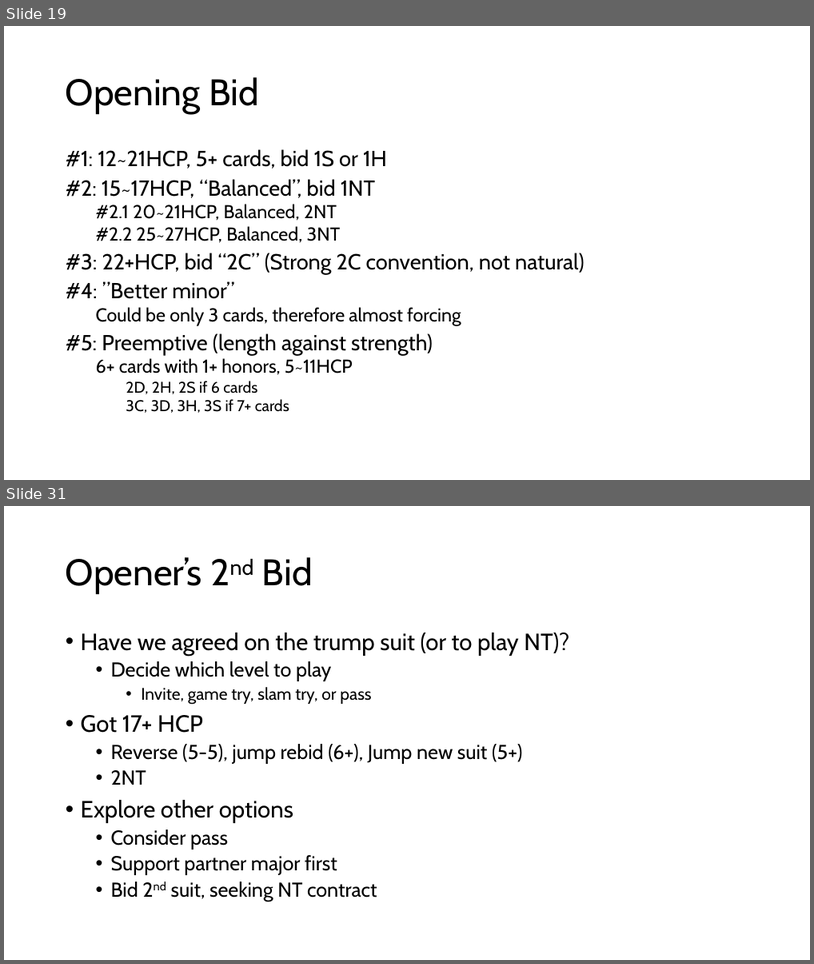
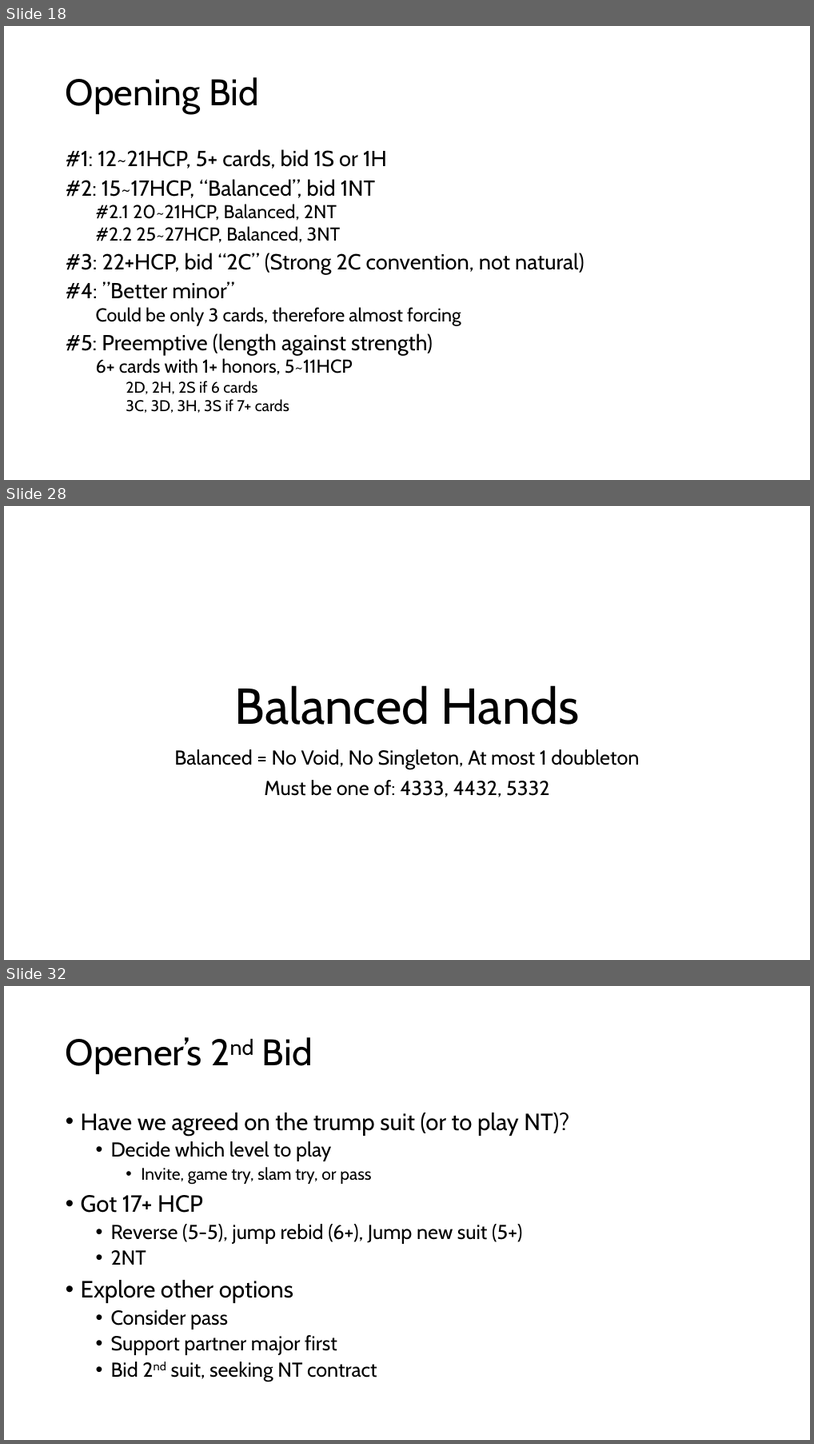
Before and after one commit to sywhub/bridge101, a slide deck: lectures.pptx. Shown one above the other, each under a label of ours: slides 19 and 31 before the commit, slides 18, 28 and 32 after it; the slides between them are not shown. The pictures are 814x964 and 814x1444 pixels, drawn with LibreOffice and Linux fonts; fonts in the diff are those of the drawing; background and template pictures are left out. Boxes give left, top, right and bottom in pixels: in the first picture for what was removed or moved away, otherwise in the second. Text is boxed around its words. In the diff, an @@ line names an element or a change of style, - is before the commit and + after.

```diff
--- a/lectures.pptx
+++ b/lectures.pptx
@@ slide 28 added at bbox=[4, 506, 810, 960], background #FFFFFF @@
@@ title added at bbox=[235, 685, 579, 724], 60 pt, text #000000 @@
+Balanced Hands
@@ subtitle added at bbox=[174, 749, 639, 797], 24 pt, text #000000 @@
+Balanced = No Void, No Singleton, At most 1 doubleton
+Must be one of: 4333, 4432, 5332
@@ what was slide 19 is now slide 18 @@
@@ what was slide 31 is now slide 32 @@
```
Also in this commit, not shown: 3 slides changed, 16 other slides added, 2 slides removed, 3 other files.
